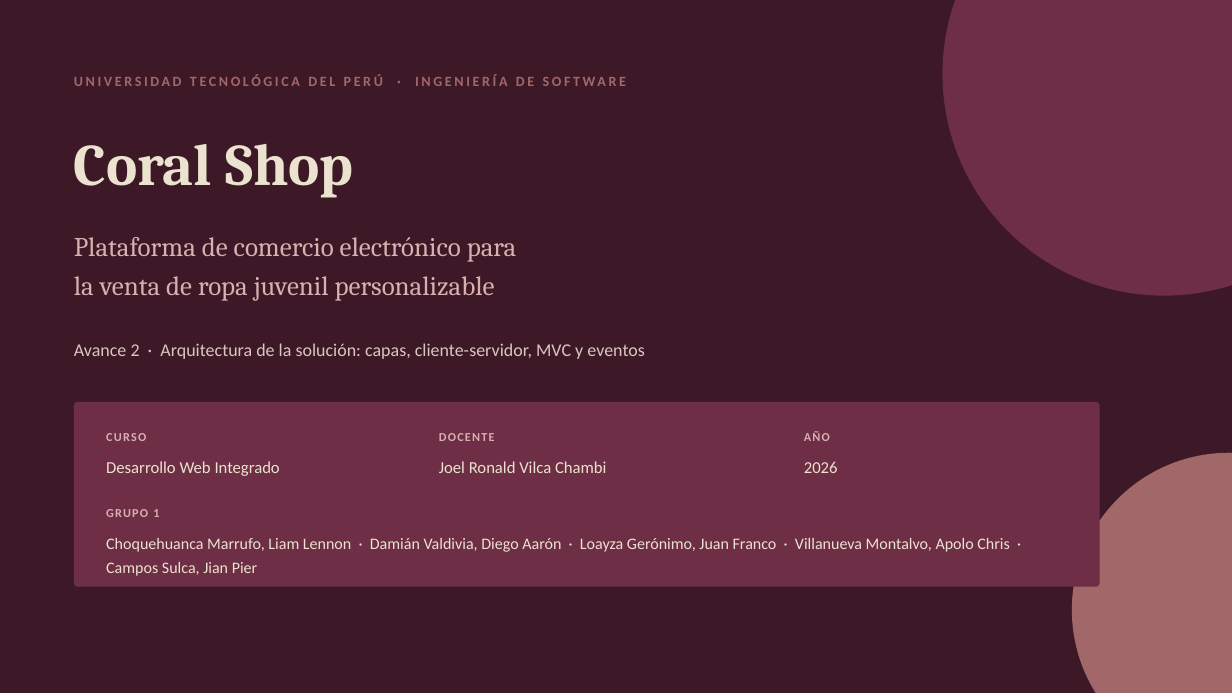
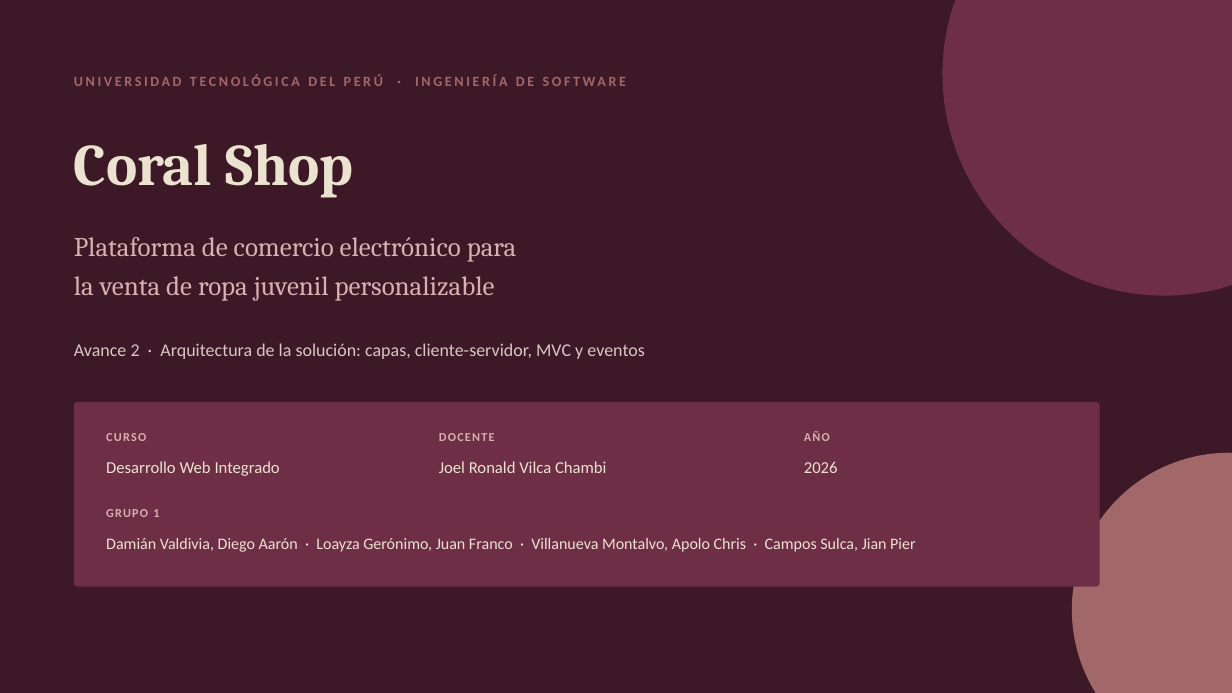
Before and after one commit to diegoaaron/desarrollo_web, a slide deck: slide 1 of clase_entregables/avance_2_ver_2.pptx. Drawn at 1232x693 pixels with LibreOffice and Linux fonts; fonts in the diff are those of the drawing. Boxes give left, top, right and bottom in pixels: in the first picture for what was removed or moved away, otherwise in the second. Text is boxed around its words. In the diff, an @@ line names an element or a change of style, - is before the commit and + after.

Commit message:
Actualiza el equipo a cuatro integrantes
Retira a Choquehuanca Marrufo de la lista de integrantes, reparte sus
láminas del avance 2 entre los demás y regenera avance_2_ver_2.

```diff
--- a/clase_entregables/avance_2_ver_2.pptx
+++ b/clase_entregables/avance_2_ver_2.pptx
@@ text at (x1=106, y1=538, x2=915, y2=552): text changed @@
-Choquehuanca Marrufo, Liam Lennon · Damián Valdivia, Diego Aarón · Loayza Gerónimo, Juan Franco · Villanueva Montalvo, Apolo Chris · Campos Sulca, Jian Pier
+Damián Valdivia, Diego Aarón · Loayza Gerónimo, Juan Franco · Villanueva Montalvo, Apolo Chris · Campos Sulca, Jian Pier
```
Also in this commit, not shown: 7 other files.
